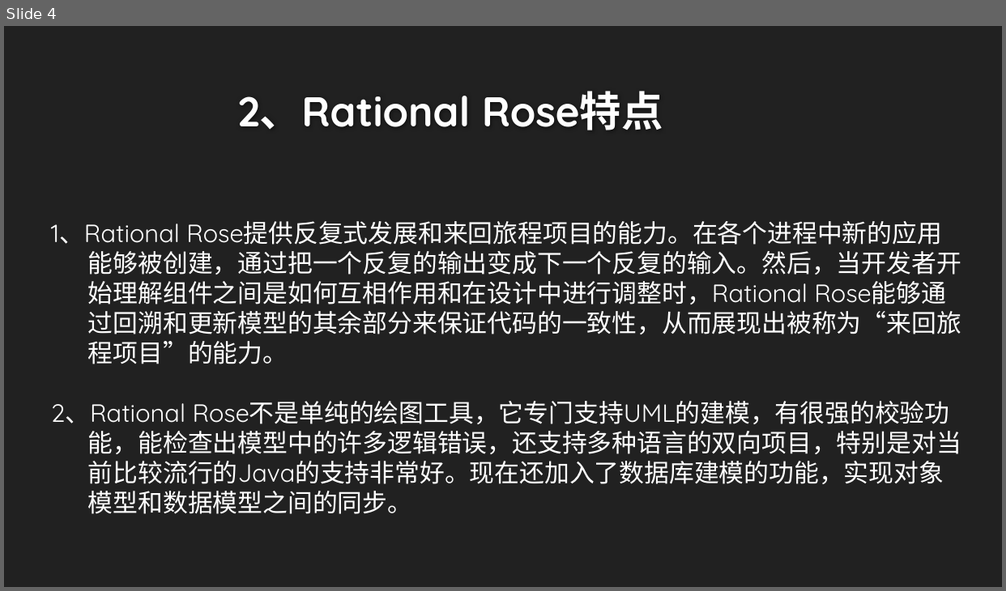
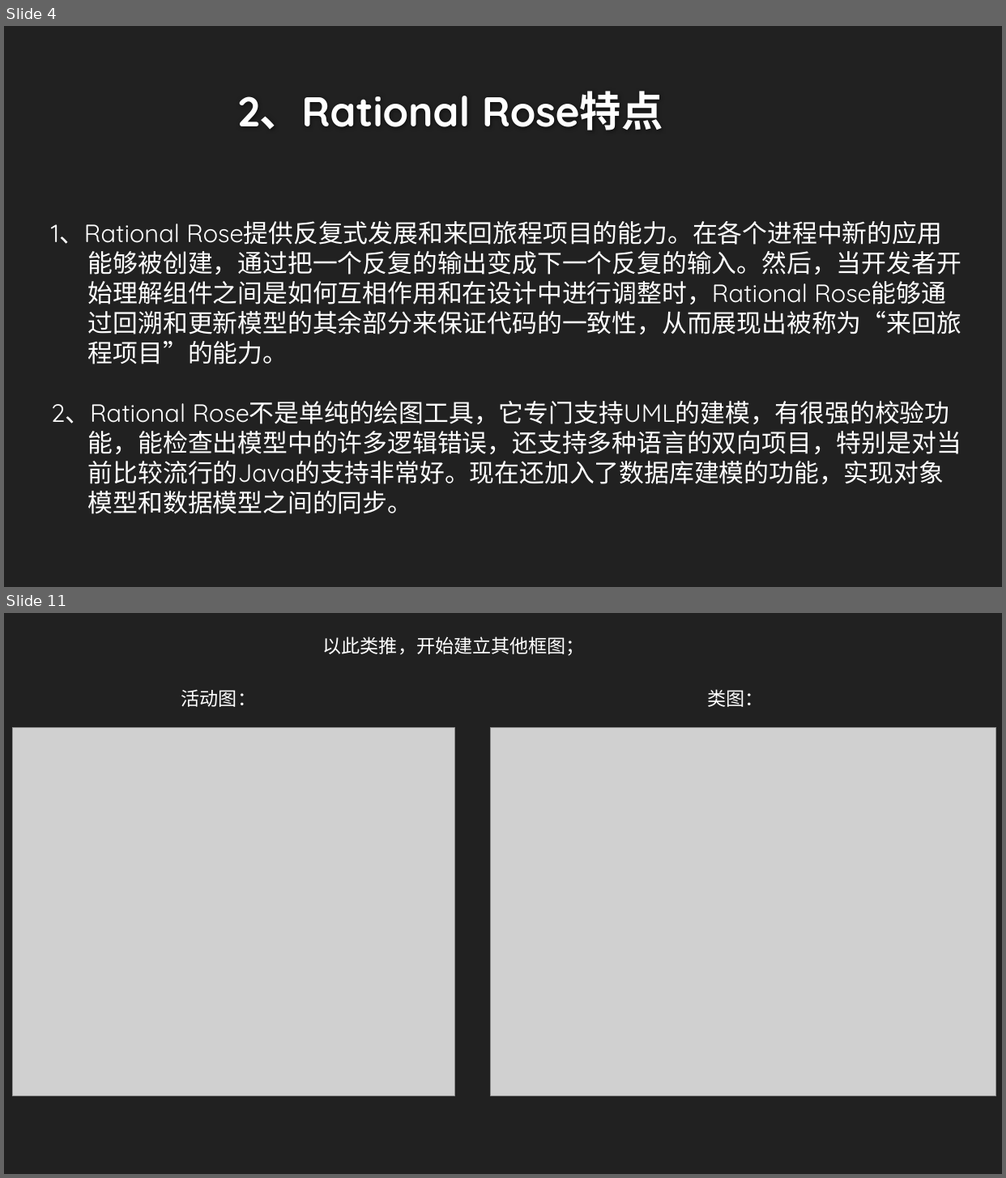
Before and after one commit to twn422/PRD2017, a slide deck: PRD-2017-G24/STW/非受控文件/翻转课堂作业/UML工具：Rational Rose/UML工具：Rational Rose.pptx. Shown one above the other, each under a label of ours: slide 4 before the commit, slides 4 and 11 after it; the slides between them are not shown. The pictures are 1006x591 and 1006x1178 pixels, drawn with LibreOffice and Linux fonts; fonts in the diff are those of the drawing; grey boxes stand for pictures; background and template pictures are left out. Boxes give left, top, right and bottom in pixels: in the first picture for what was removed or moved away, otherwise in the second. Text is boxed around its words. In the diff, an @@ line names an element or a change of style, - is before the commit and + after.

```diff
--- a/PRD-2017-G24/STW/非受控文件/翻转课堂作业/UML工具：Rational Rose/UML工具：Rational Rose.pptx
+++ b/PRD-2017-G24/STW/非受控文件/翻转课堂作业/UML工具：Rational Rose/UML工具：Rational Rose.pptx
@@ slide 11 added at [4, 613, 1002, 1174], background #212121 @@
@@ text added at [323, 636, 585, 656], 18 pt, text #FFFFFF @@
+以此类推，开始建立其他框图；
@@ text added at [181, 689, 256, 707], 18 pt, text #FFFFFF @@
+活动图：
@@ text added at [707, 689, 763, 707], 18 pt, text #FFFFFF @@
+类图：
@@ picture added at [13, 727, 454, 1097] @@
@@ picture added at [491, 727, 996, 1097] @@
```
Also in this commit, not shown: 4 slides changed, 9 other slides added, 3 slides removed, 2 other files.
